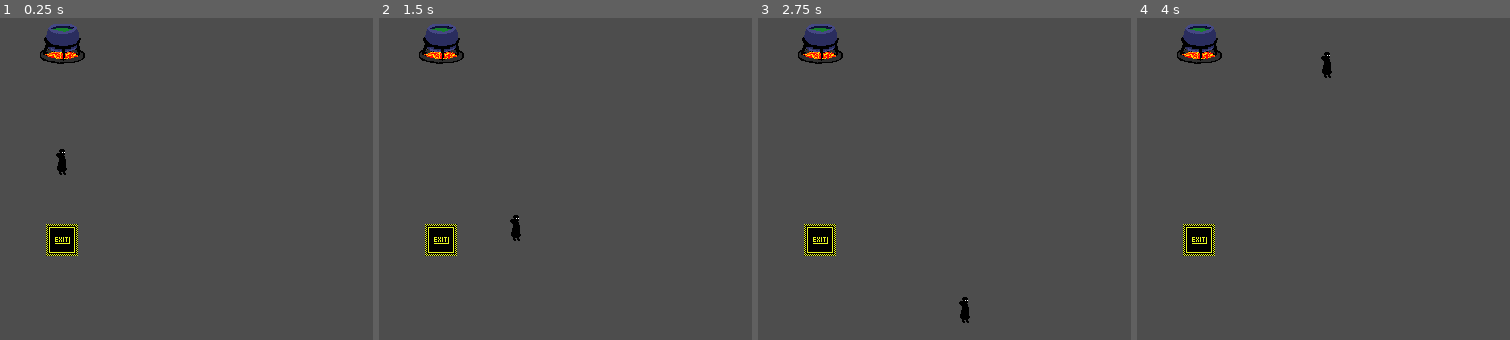
Above: before the commit, frames 1-4 (left to right).
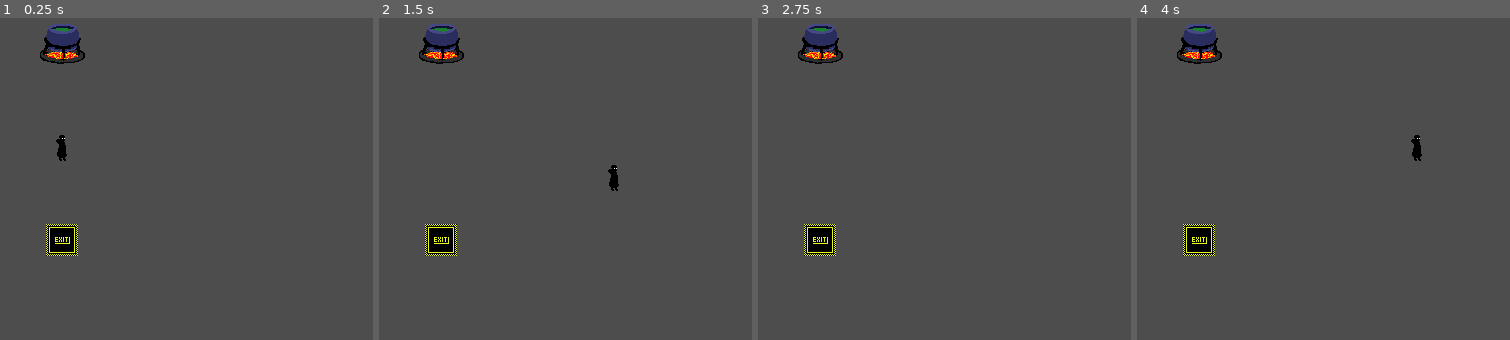
Above: after the commit, the same moments.

Repository: MariuszAKS/Alchemical-Expedition
Game: Godot game, scene res://scenes/game.tscn
Two runs of this game, one before a commit and one after it. Both use one fixed random seed, a clock stepped at 60 frames per second and the inputs below.
Inputs:
- Up to frame 1 (0.25 s): no input
- Up to frame 2 (1.5 s): tap Enter at 0.5 s; hold D (move_right) 0.53-1.28 s; tap Shift (move_dash, bound only after the commit) at 0.6 s; hold S (move_down) from 1.28 s (still down); tap Space (move_dash, bound only before the commit) at 1.35 s
- Up to frame 3 (2.75 s): release S (move_down) at 2.03 s; hold D (move_right) from 2.03 s (still down); tap Shift (move_dash, bound only after the commit) at 2.1 s
- Up to frame 4 (4 s): release D (move_right) at 2.78 s; hold W (move_up) 2.78-3.53 s; tap Space (move_dash, bound only before the commit) at 2.85, 3.5 s; hold A (move_left) from 3.53 s (still down); tap Shift (move_dash, bound only after the commit) at 3.6 s

The runs differ from the first frame. In frame 1, 0.2% of the frame differs, in the area x 15-18%, y 36-49%; in frame 2, 0.3%, in the area x 35-65%, y 45-70%; in frame 3, 0.2%; in frame 4, 0.3%.

Commit message:
Forest location: trees, frame, floor, see behind trees

Diff:
--- a/project.godot
+++ b/project.godot
@@ -44,6 +44,11 @@
 }
 move_dash={
 "deadzone": 0.5,
+"events": [Object(InputEventKey,"resource_local_to_scene":false,"resource_name":"","device":-1,"window_id":0,"alt_pressed":false,"shift_pressed":false,"ctrl_pressed":false,"meta_pressed":false,"pressed":false,"keycode":0,"physical_keycode":4194325,"key_label":0,"unicode":0,"echo":false,"script":null)
+]
+}
+attack={
+"deadzone": 0.5,
 "events": [Object(InputEventKey,"resource_local_to_scene":false,"resource_name":"","device":-1,"window_id":0,"alt_pressed":false,"shift_pressed":false,"ctrl_pressed":false,"meta_pressed":false,"pressed":false,"keycode":0,"physical_keycode":32,"key_label":0,"unicode":32,"echo":false,"script":null)
 ]
 }
@@ -51,7 +56,11 @@
 [layer_names]
 
 2d_physics/layer_1="Player"
+2d_physics/layer_2="Player Attack"
+2d_physics/layer_5="Enemy"
+2d_physics/layer_6="Enemy Attack"
 2d_physics/layer_9="Environment"
+2d_physics/layer_10="Environment Attack"
 
 [rendering]
 
--- a/scenes/game.tscn
+++ b/scenes/game.tscn
@@ -3,6 +3,7 @@
 [ext_resource type="Script" path="res://scripts/game.gd" id="1_cinr1"]
 
 [node name="Game" type="Node2D"]
+y_sort_enabled = true
 script = ExtResource("1_cinr1")
 
 [node name="UI Control" type="Control" parent="."]
--- a/scenes/locations/forest.tscn
+++ b/scenes/locations/forest.tscn
@@ -1,7 +1,36 @@
-[gd_scene load_steps=2 format=3 uid="uid://bria8fk3o811"]
+[gd_scene load_steps=4 format=3 uid="uid://bria8fk3o811"]
 
+[ext_resource type="Script" path="res://scripts/forest.gd" id="1_3uiks"]
 [ext_resource type="PackedScene" uid="uid://bqyaieqoe7uhh" path="res://scenes/player_start_position.tscn" id="1_xauuj"]
+[ext_resource type="Texture2D" uid="uid://dskfod8flks2a" path="res://art/forest_frame.png" id="3_qf3jb"]
 
 [node name="Forest" type="Node2D"]
+y_sort_enabled = true
+script = ExtResource("1_3uiks")
 
 [node name="PlayerStartPosition" parent="." instance=ExtResource("1_xauuj")]
+position = Vector2(0, 0)
+
+[node name="TreesContainer" type="Node2D" parent="."]
+y_sort_enabled = true
+
+[node name="Floor" type="CanvasLayer" parent="."]
+layer = -1
+
+[node name="ColorRect" type="ColorRect" parent="Floor"]
+anchors_preset = 15
+anchor_right = 1.0
+anchor_bottom = 1.0
+grow_horizontal = 2
+grow_vertical = 2
+color = Color(0.267246, 0.280767, 0.116481, 1)
+
+[node name="Frame" type="CanvasLayer" parent="."]
+
+[node name="TextureRect" type="TextureRect" parent="Frame"]
+anchors_preset = 15
+anchor_right = 1.0
+anchor_bottom = 1.0
+grow_horizontal = 2
+grow_vertical = 2
+texture = ExtResource("3_qf3jb")
--- a/scenes/locations/house.tscn
+++ b/scenes/locations/house.tscn
@@ -16,6 +16,7 @@
 
 [node name="Exit" type="Area2D" parent="."]
 position = Vector2(320, 400)
+collision_layer = 0
 metadata/_edit_group_ = true
 
 [node name="Sprite2D" type="Sprite2D" parent="Exit"]
@@ -26,6 +27,7 @@
 
 [node name="Cauldron" type="Area2D" parent="."]
 position = Vector2(320, 200)
+collision_layer = 0
 metadata/_edit_group_ = true
 
 [node name="CollisionShape2D" type="CollisionShape2D" parent="Cauldron"]
--- a/scenes/map.tscn
+++ b/scenes/map.tscn
@@ -6,6 +6,7 @@
 [node name="Map" type="Control"]
 custom_minimum_size = Vector2(640, 640)
 layout_mode = 3
+anchors_preset = 15
 anchor_right = 1.0
 anchor_bottom = 1.0
 grow_horizontal = 2
@@ -37,6 +38,7 @@
 text = "Plains"
 
 [node name="Forest" type="Button" parent="."]
+layout_mode = 0
 offset_left = 223.0
 offset_top = 348.0
 offset_right = 372.0
--- a/scenes/player.tscn
+++ b/scenes/player.tscn
@@ -1,23 +1,64 @@
-[gd_scene load_steps=4 format=3 uid="uid://b3hl84xse03ke"]
+[gd_scene load_steps=6 format=3 uid="uid://b3hl84xse03ke"]
 
 [ext_resource type="Script" path="res://scripts/player.gd" id="1_b44pg"]
 [ext_resource type="Texture2D" uid="uid://b6fylk5bvs5bb" path="res://art/shadow.png" id="1_mcoii"]
 
-[sub_resource type="CapsuleShape2D" id="CapsuleShape2D_imfsl"]
+[sub_resource type="CapsuleShape2D" id="CapsuleShape2D_f1vbk"]
+radius = 4.0
+height = 12.0
+
+[sub_resource type="CircleShape2D" id="CircleShape2D_eqmup"]
+radius = 30.0
+
+[sub_resource type="CapsuleShape2D" id="CapsuleShape2D_j4jsa"]
+radius = 5.0
+height = 26.0
 
 [node name="Player" type="CharacterBody2D"]
+y_sort_enabled = true
 collision_mask = 256
 script = ExtResource("1_b44pg")
 
 [node name="CollisionShape2D" type="CollisionShape2D" parent="."]
-shape = SubResource("CapsuleShape2D_imfsl")
+rotation = 1.5708
+shape = SubResource("CapsuleShape2D_f1vbk")
+
+[node name="Camera" type="Camera2D" parent="."]
+position = Vector2(0, -14)
+enabled = false
+zoom = Vector2(1.5, 1.5)
+position_smoothing_enabled = true
 
 [node name="Sprite2D" type="Sprite2D" parent="."]
 texture = ExtResource("1_mcoii")
+offset = Vector2(0, -14)
 
-[node name="Camera" type="Camera2D" parent="."]
-enabled = false
+[node name="AttackArea" type="Area2D" parent="."]
+position = Vector2(0, -12)
+collision_layer = 0
+collision_mask = 16
+metadata/_edit_group_ = true
+
+[node name="CollisionShape2D" type="CollisionShape2D" parent="AttackArea"]
+shape = SubResource("CircleShape2D_eqmup")
+disabled = true
+
+[node name="HitboxArea" type="Area2D" parent="."]
+position = Vector2(0, -12)
+collision_mask = 0
+metadata/_edit_group_ = true
+
+[node name="CollisionShape2D" type="CollisionShape2D" parent="HitboxArea"]
+shape = SubResource("CapsuleShape2D_j4jsa")
 
 [node name="DashTimer" type="Timer" parent="."]
 wait_time = 0.25
 one_shot = true
+
+[node name="AttackTimer" type="Timer" parent="."]
+wait_time = 0.5
+one_shot = true
+
+[node name="AttackCooldownTimer" type="Timer" parent="."]
+wait_time = 0.6
+one_shot = true
--- /dev/null
+++ b/scenes/tree.tscn
@@ -0,0 +1,27 @@
+[gd_scene load_steps=5 format=3 uid="uid://b0ddltblpo7er"]
+
+[ext_resource type="Script" path="res://scripts/tree.gd" id="1_ntctr"]
+[ext_resource type="Texture2D" uid="uid://blp02aomuonke" path="res://art/tree_base.png" id="1_phnhh"]
+[ext_resource type="Texture2D" uid="uid://chq1ekk130u7h" path="res://art/tree_trunk.png" id="2_m1tyv"]
+
+[sub_resource type="CapsuleShape2D" id="CapsuleShape2D_dyrmp"]
+radius = 8.0
+height = 32.0
+
+[node name="Tree" type="StaticBody2D"]
+collision_layer = 256
+collision_mask = 0
+script = ExtResource("1_ntctr")
+
+[node name="Base" type="Sprite2D" parent="."]
+position = Vector2(0, -10)
+texture = ExtResource("1_phnhh")
+
+[node name="Trunk" type="Sprite2D" parent="."]
+position = Vector2(0, -145)
+texture = ExtResource("2_m1tyv")
+
+[node name="CollisionShape2D" type="CollisionShape2D" parent="."]
+position = Vector2(0, -2)
+rotation = 1.5708
+shape = SubResource("CapsuleShape2D_dyrmp")
--- /dev/null
+++ b/scripts/forest.gd
@@ -0,0 +1,40 @@
+extends Node2D
+
+
+var tree_scene:PackedScene = preload("res://scenes/tree.tscn")
+
+@onready var trees_container:Node2D = get_node("TreesContainer")
+
+var trees:Array[Node2D]
+var player:CharacterBody2D
+
+
+func _ready():
+	if trees == []:
+		trees = []
+		var tree
+
+		var rng = RandomNumberGenerator.new()
+		var pos_origin = Vector2(1, 1) * -2000.0
+		var pos_shift
+		var pos_random
+
+		for x in range(20):
+			for y in range(20):
+				tree = tree_scene.instantiate()
+				trees.append(tree)
+				trees_container.add_child(tree)
+
+				pos_shift = Vector2(x, y) * 200.0
+				pos_random = (Vector2(rng.randf(), rng.randf()) * 160.0) + (Vector2(1, 1) * 20.0)
+				tree.position = pos_origin + pos_shift + pos_random
+
+func _enter_tree():
+	player = get_node("Player")
+
+func _process(delta):
+	for tree in trees:
+		if tree.position.y > player.position.y:
+			tree.modulate.a = 0.4
+		else:
+			tree.modulate.a = 1.0
--- a/scripts/game.gd
+++ b/scripts/game.gd
@@ -24,34 +24,54 @@
 		"forest": forest,
 	}
 
-	print(house)
-	print(location_dictionary)
-	_go_to_location("house")
+	_load_location("house")
+
+	_set_player_position()
+	_set_player_permissions()
 
 	ui_control.add_child(map)
-	_on_map_hide()
+	_hide_map()
 
-	house.exit_house_area_entered.connect(_on_map_show)
+	house.exit_house_area_entered.connect(_show_map)
 	map.location_button_pressed.connect(_go_to_location)
 
 
-func _on_map_show():
+func _show_map():
 	map.visible = true
 	player.can_move = false
 
-func _on_map_hide():
+func _hide_map():
 	map.visible = false
 	player.can_move = true
 
 
 func _go_to_location(location:String):
 	if location in location_dictionary:
-		if loaded_location != null:
-			loaded_location.remove_child(player)
-			remove_child(loaded_location)
-		loaded_location = location_dictionary[location]
-		add_child(loaded_location)
-		loaded_location.add_child(player)
-		player.global_position = loaded_location.get_node("PlayerStartPosition").global_position
+		_unload_location()
+		_load_location(location)
 
-		_on_map_hide()
+		_set_player_position()
+		_set_player_permissions()
+
+		_hide_map()
+
+
+func _unload_location():
+	loaded_location.remove_child(player)
+	remove_child(loaded_location)
+
+func _load_location(location:String):
+	loaded_location = location_dictionary[location]
+	loaded_location.add_child(player)
+	add_child(loaded_location)
+
+func _set_player_position():
+	player.global_position = loaded_location.get_node("PlayerStartPosition").global_position
+
+func _set_player_permissions():
+	if loaded_location == location_dictionary["house"]:
+		player.can_attack = false
+		player.enable_camera(false)
+	else:
+		player.can_attack = true
+		player.enable_camera(true)
--- a/scripts/player.gd
+++ b/scripts/player.gd
@@ -1,7 +1,7 @@
 extends CharacterBody2D
 
 
-const MOVE_VELOCITY = 100.0
+const MOVE_VELOCITY = 150.0
 const MOVE_VELOCITY_MAX = 200.0
 const DASH_VELOCITY = 500.0
 const DECELERATION = 1000.0
@@ -9,19 +9,30 @@
 var direction:Vector2 = Vector2(1, 0)
 
 var can_move:bool = true
+var can_attack:bool = true
 
 @onready var camera:Camera2D = get_node("Camera")
+@onready var attack_collision:CollisionShape2D = get_node("AttackArea/CollisionShape2D")
 @onready var dash_timer:Timer = get_node("DashTimer")
-
-@export var camera_enabled:bool
+@onready var attack_timer:Timer = get_node("AttackTimer")
+@onready var attack_cooldown_timer:Timer = get_node("AttackCooldownTimer")
 
 
 func _ready():
-	camera.enabled = camera_enabled
+	enable_camera(true)
 	dash_timer.timeout.connect(_enable_move)
+	attack_timer.timeout.connect(_finish_attack)
+	attack_cooldown_timer.timeout.connect(_enable_attack)
 
 
 func _physics_process(delta):
+	_movement(delta)
+
+	if can_attack and Input.is_action_just_pressed("attack"):
+		_start_attack()
+
+
+func _movement(delta):
 	var new_direction = Input.get_vector("move_left", "move_right", "move_up", "move_down").normalized()
 
 	if Input.is_action_just_pressed("move_dash"):
@@ -35,9 +46,24 @@
 		velocity.x = move_toward(velocity.x, 0, DECELERATION * delta)
 		velocity.y = move_toward(velocity.y, 0, DECELERATION * delta)
 
-	#print(velocity)
 	move_and_slide()
-
 
 func _enable_move():
 	can_move = true
+
+
+func _start_attack():
+	attack_collision.set_disabled(false)
+	can_attack = false
+	attack_timer.start()
+
+func _finish_attack():
+	attack_collision.set_disabled(true)
+	attack_cooldown_timer.start()
+
+func _enable_attack():
+	can_attack = true
+
+
+func enable_camera(value:bool):
+	camera.enabled = value
--- /dev/null
+++ b/scripts/tree.gd
@@ -0,0 +1,10 @@
+extends Node2D
+
+
+@onready var trunk:Sprite2D = get_node("Trunk")
+
+var player_above:bool = false
+
+
+func _process(delta):
+	pass
Binary file added: art/forest_frame.png
Not shown, added: art/forest_frame.png.import
Binary file added: art/tree_base.png
Not shown, added: art/tree_base.png.import
Binary file added: art/tree_trunk.png
Not shown, added: art/tree_trunk.png.import
